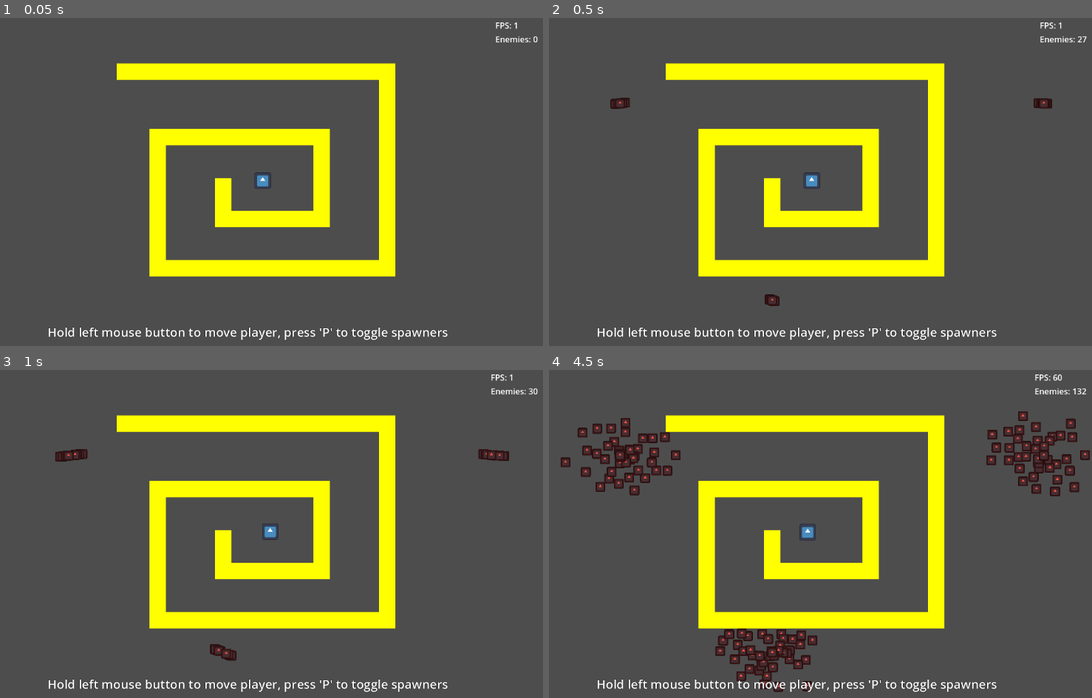
Above: before the commit, frames 1-4 (two rows, left to right).
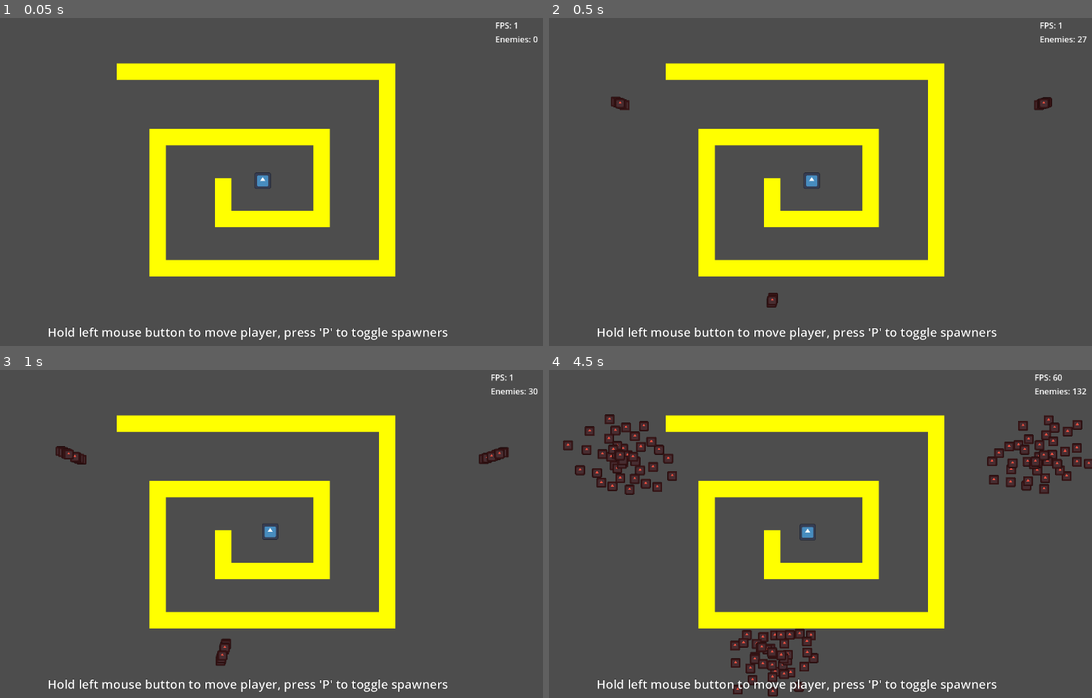
Above: after the commit, the same moments.

Repository: Griiimon/Manymies
Game: Godot game, scene res://main.tscn
Two runs of this game, one before a commit and one after it. Both use one fixed random seed, a clock stepped at 60 frames per second and the inputs below. The engine's default icon, where the game draws it, is replaced by a stand-in: a white triangle on a blue panel in a dark square.
Inputs (mouse positions are in pixels of both pictures, inside the frame that each line leads up to):
- Up to frame 1 (0.05 s): no input
- Up to frame 2 (0.5 s): no input
- Up to frame 3 (1 s): tap P (pause_spawner) at 0.5 s; move the mouse to (380, 514) at 0.52 s; click (380, 514) at 0.67 s
- Up to frame 4 (4.5 s): tap P (pause_spawner) every 0.75 s from 1.25 to 4.25 s; move the mouse to (679, 547) at 1.27 s; click (679, 547) at 1.42 s; move the mouse to (858, 458) at 2.02 s; click (858, 458) at 2.17 s; move the mouse to (766, 599) at 2.77 s; click (766, 599) at 2.92 s; move the mouse to (972, 583) at 3.52 s; click (972, 583) at 3.67 s; move the mouse to (619, 481) at 4.27 s; click (619, 481) at 4.42 s

Frame 1 is identical in both runs. In frame 2, 0.1% of the frame differs, in the area x 11-93%, y 23-89%; in frame 3, 0.6%; in frame 4, 6.2%, in the area x 2-100%, y 12-100%.

Commit message:
change implementation to flow field

Diff:
--- a/solutions/grid pathfinding/grid_pathfinding.gd
+++ b/solutions/grid pathfinding/grid_pathfinding.gd
@@ -6,7 +6,8 @@
 # path search can be expensive so we limit them to n per frame
 @export var NUM_SEARCHES_PER_FRAME: int= 10
 
-var astar_grid: AStarGrid2D
+
+var flow_field: Dictionary
 
 # cache the calculated direction to the next pathfinding cell in the path to the player
 # for each grid tile
@@ -19,13 +20,10 @@
 
 func _ready() -> void:
 	super()
-	astar_grid= AStarGrid2D.new()
-	astar_grid.region = Rect2i(0, 0, GRID_WIDTH, GRID_HEIGHT)
-	astar_grid.cell_size = Vector2(Global.TILE_SIZE, Global.TILE_SIZE)
 
 
 # with non_blocking set to true we run a poor-mans threaded version
-func update(player_pos: Vector2, non_blocking: bool= true):
+func update(player_pos: Vector2, non_blocking: bool= false):
 	# in non_blocking mode this function can take a lot of frames to finish and is
 	# running in parallel, so we need to avoid running several update() concurrently
 	if busy:
@@ -41,35 +39,43 @@
 
 	busy= true
 
-	astar_grid.update()
+	flow_field.clear()
 
-	# query all solid tiles from the tilemap
-	for x in GRID_WIDTH:
-		for y in GRID_HEIGHT:
-			var grid_coords:= Vector2i(x, y)
-			if Global.obstacle_tile_map.get_cell_source_id(grid_coords) != -1:
-				astar_grid.set_point_solid(grid_coords)
+	var rect:= Rect2i(player_grid_coords - Vector2i(GRID_WIDTH, GRID_HEIGHT) / 2, Vector2i(GRID_WIDTH, GRID_HEIGHT))
 
-	# calculate the path from each cell to the player
-	for x in GRID_WIDTH:
-		for y in GRID_HEIGHT:
-			var grid_coords:= Vector2i(x, y)
-			var path: PackedVector2Array= astar_grid.get_point_path(grid_coords, player_grid_coords)
+	var active_points: Array[Vector2i]= []
+	active_points.append(player_grid_coords)
+	flow_field[player_grid_coords]= 0
 
-			var direction: Vector2
-			# if the path doesnt have at least 2 points we cant determine a direction to move in
-			if path.size() < 2:
-				direction= Vector2.ZERO
-			else:
-				# ..otherwise the direction is from waypoint #0 to waypoint #1
-				direction= Vector2(path[1] - path[0]).normalized()
+	while not active_points.is_empty():
+		var active_point: Vector2i= active_points[0]
+		for x in range(-1, 2):
+			for y in range(-1, 2):
+				var point:= Vector2i(x, y)
+				point+= player_grid_coords
+				if not point in active_points and rect.has_point(point):
+					if Global.obstacle_tile_map.get_cell_source_id(point) == -1:
+						if not flow_field.has(point):
+							active_points.append(point)
+							flow_field[point]= flow_field[active_point] + 1
+						else:
+							flow_field[point]= min(flow_field[point], flow_field[active_point] + 1)
 
-			cached_directions[grid_coords]= direction
+		active_points.remove_at(0)
 
-			# wait for a frame after every n frames in non_blocking mode
-			# so this update function doesnt stall the main thread
-			if non_blocking and y % NUM_SEARCHES_PER_FRAME == 0:
-				await get_tree().process_frame
+	cached_directions.clear()
+
+	for key: Vector2i in flow_field.keys():
+		var lowest:= 99
+		for x in range(-1, 2):
+			for y in range(-1, 2):
+				var neighbor: Vector2i= key + Vector2i(x, y)
+				if flow_field.has(neighbor) and flow_field[neighbor] < lowest:
+					lowest= flow_field[neighbor]
+					cached_directions[key]= Vector2(neighbor - key)
+
+		#if non_blocking and y % NUM_SEARCHES_PER_FRAME == 0:
+			#await get_tree().process_frame
 
 	#print("Pathfinder updated")
 	busy= false
